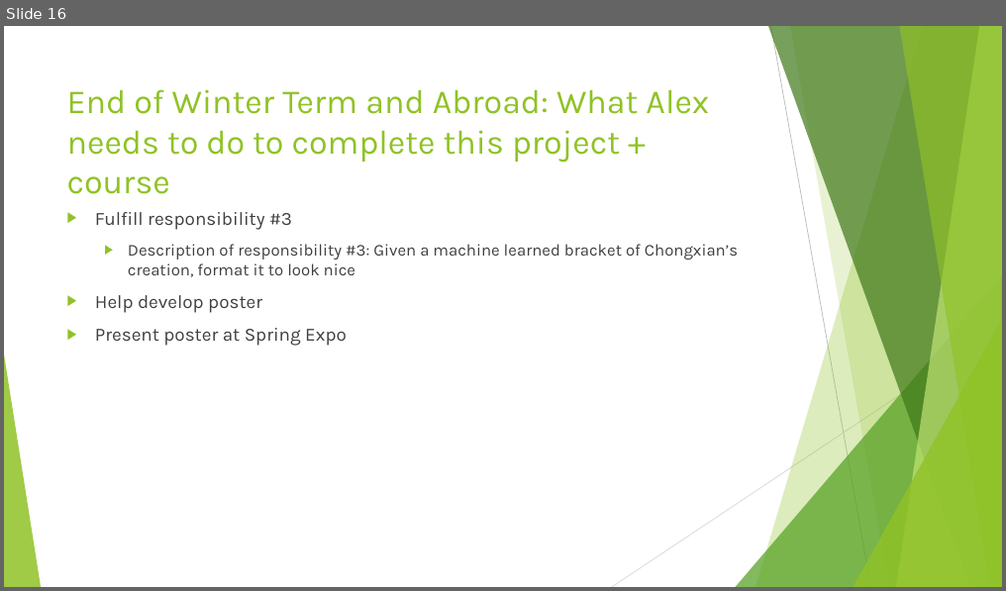
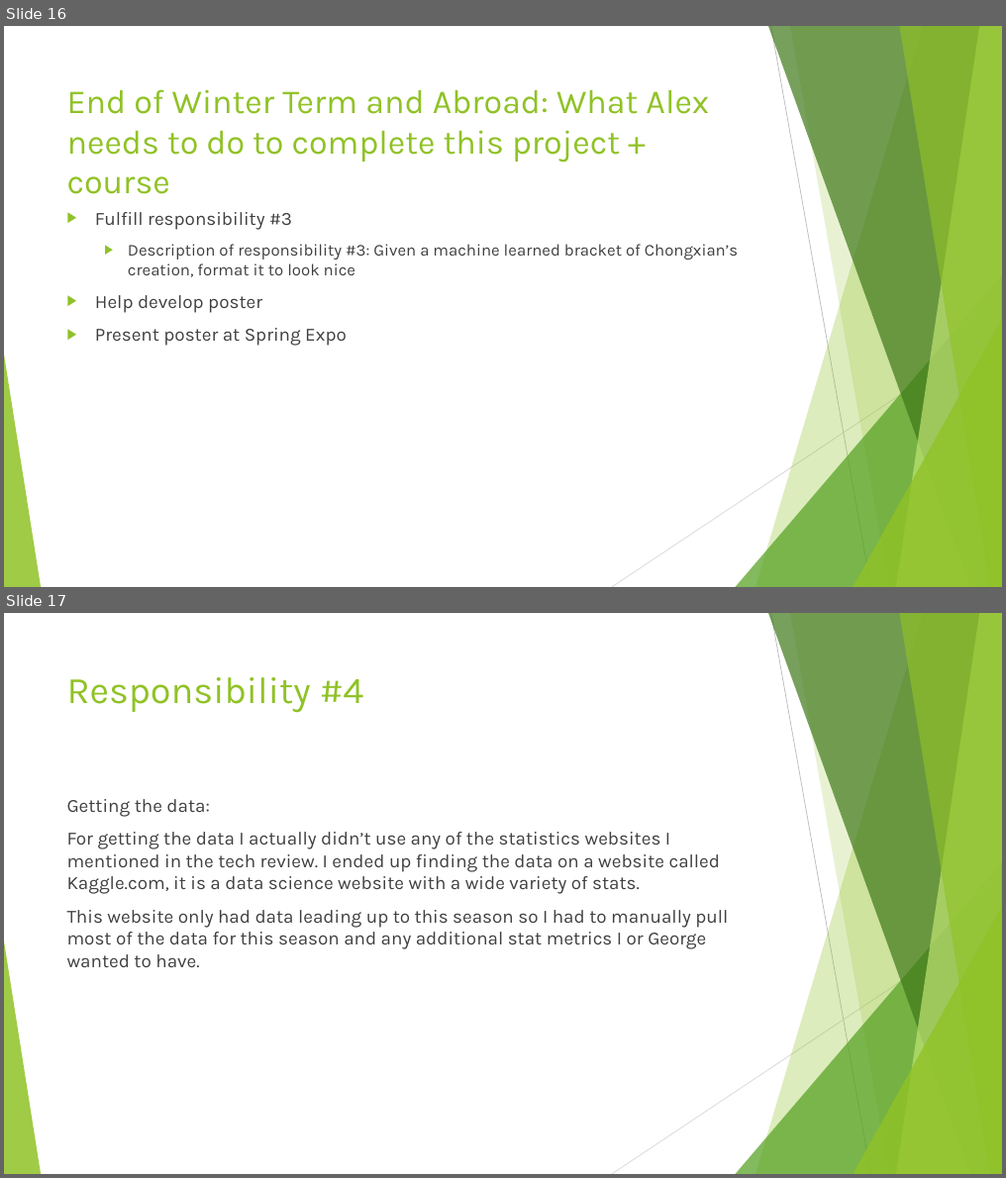
Before and after one commit to AlexDCraig/senior-capstone-project, a slide deck: progressReportWinterTerm/AlexHofferWinterTermProgReport.pptx. Shown one above the other, each under a label of ours: slide 16 before the commit, slides 16 and 17 after it. The pictures are 1006x591 and 1006x1178 pixels, drawn with LibreOffice and Linux fonts; fonts in the diff are those of the drawing. Boxes give left, top, right and bottom in pixels: in the first picture for what was removed or moved away, otherwise in the second. Text is boxed around its words. In the diff, an @@ line names an element or a change of style, - is before the commit and + after.

```diff
--- a/progressReportWinterTerm/AlexHofferWinterTermProgReport.pptx
+++ b/progressReportWinterTerm/AlexHofferWinterTermProgReport.pptx
@@ slide 17 added at (4,613,1002,1174), background #FFFFFF; not listed: 10 template elements that a slide beside it also shows @@
@@ title added at (67,677,364,713), 36 pt, text #90C226 @@
+Responsibility #4
@@ text added at (67,799,728,967), 18 pt, text #404040 @@
+Getting the data:
+For getting the data I actually didn’t use any of the statistics websites I mentioned in the tech review. I ended up finding the data on a website called Kaggle.com, it is a data science website with a wide variety of stats.
+This website only had data leading up to this season so I had to manually pull most of the data for this season and any additional stat metrics I or George wanted to have.
```
Also in this commit, not shown: 2 other slides added.
